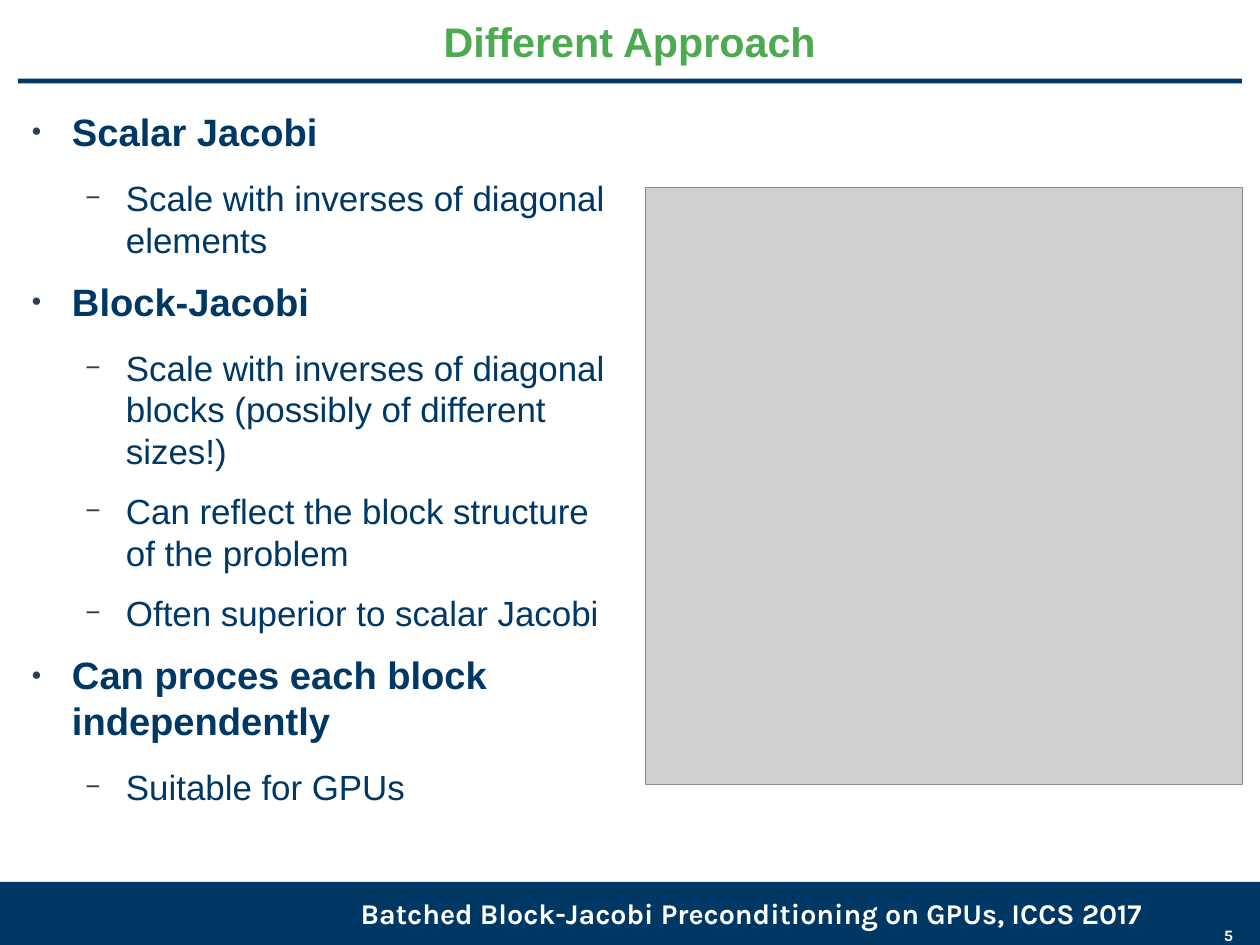
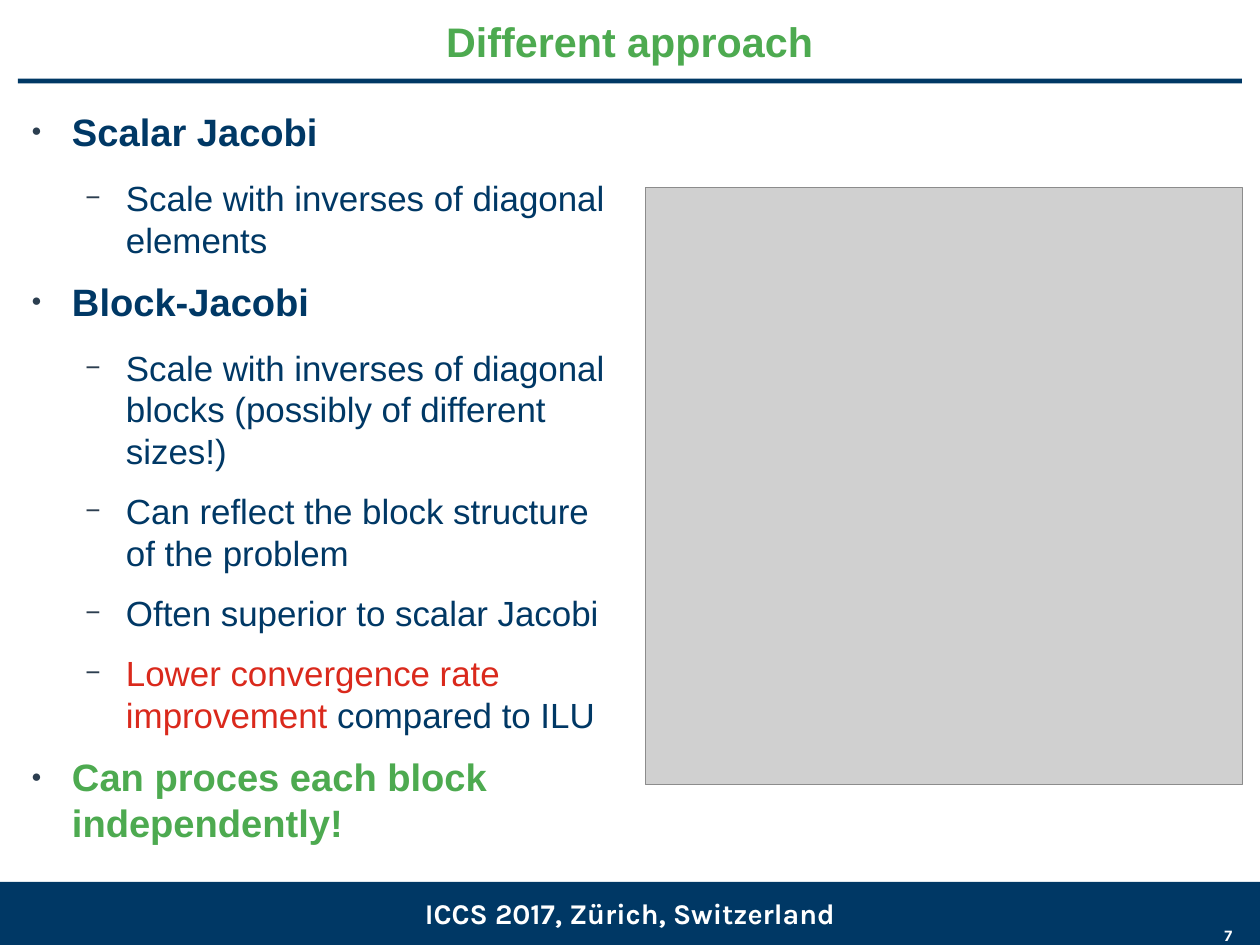
Before and after one commit to gflegar/talks, a slide deck: slide 7 of iccs_2017/slides.odp (slide 5 before the commit). Drawn at 1260x945 pixels with LibreOffice and Linux fonts; fonts in the diff are those of the drawing; grey boxes stand for pictures; background and template pictures are left out. Boxes give left, top, right and bottom in pixels: in the first picture for what was removed or moved away, otherwise in the second. Text is boxed around its words. In the diff, an @@ line names an element or a change of style, - is before the commit and + after.

```diff
--- a/iccs_2017/slides.odp
+++ b/iccs_2017/slides.odp
@@ title at bbox=[446, 27, 813, 65]: text changed @@
-Different Approach
+Different approach
@@ text at bbox=[72, 662, 594, 845]: text changed; size 24 to 22 pt; text colour #003865 to #4DAA50; bold off @@
-● Can proces each block independently
-  − Suitable for GPUs
+  − Lower convergence rate improvement compared to ILU
+● Can proces each block independently!
@@ text at bbox=[425, 903, 835, 928]: text changed @@
-Batched Block-Jacobi Preconditioning on GPUs, ICCS 2017
+ICCS 2017, Zürich, Switzerland
@@ page number at bbox=[1224, 930, 1232, 941]: text changed @@
-5
+7
```
Also in this commit, not shown: 13 other slides changed, 5 slides added, 2 slides removed.
